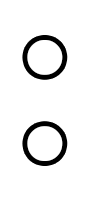
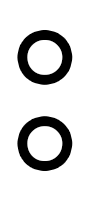
Layered file, before and after one edit (89×200). Changes by layer:
pixels changed over [17,30,73,171] (layer not identified)
